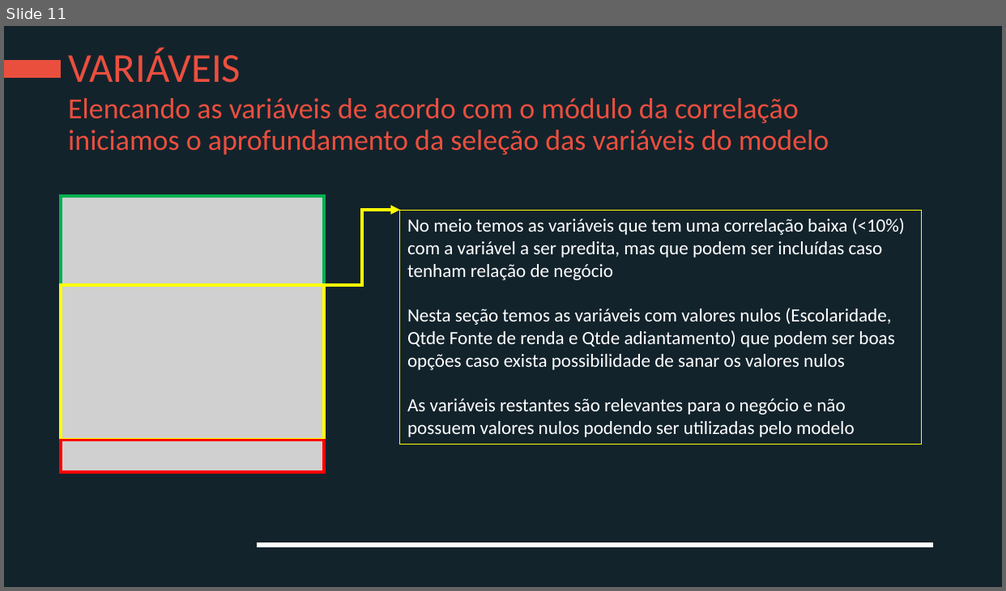
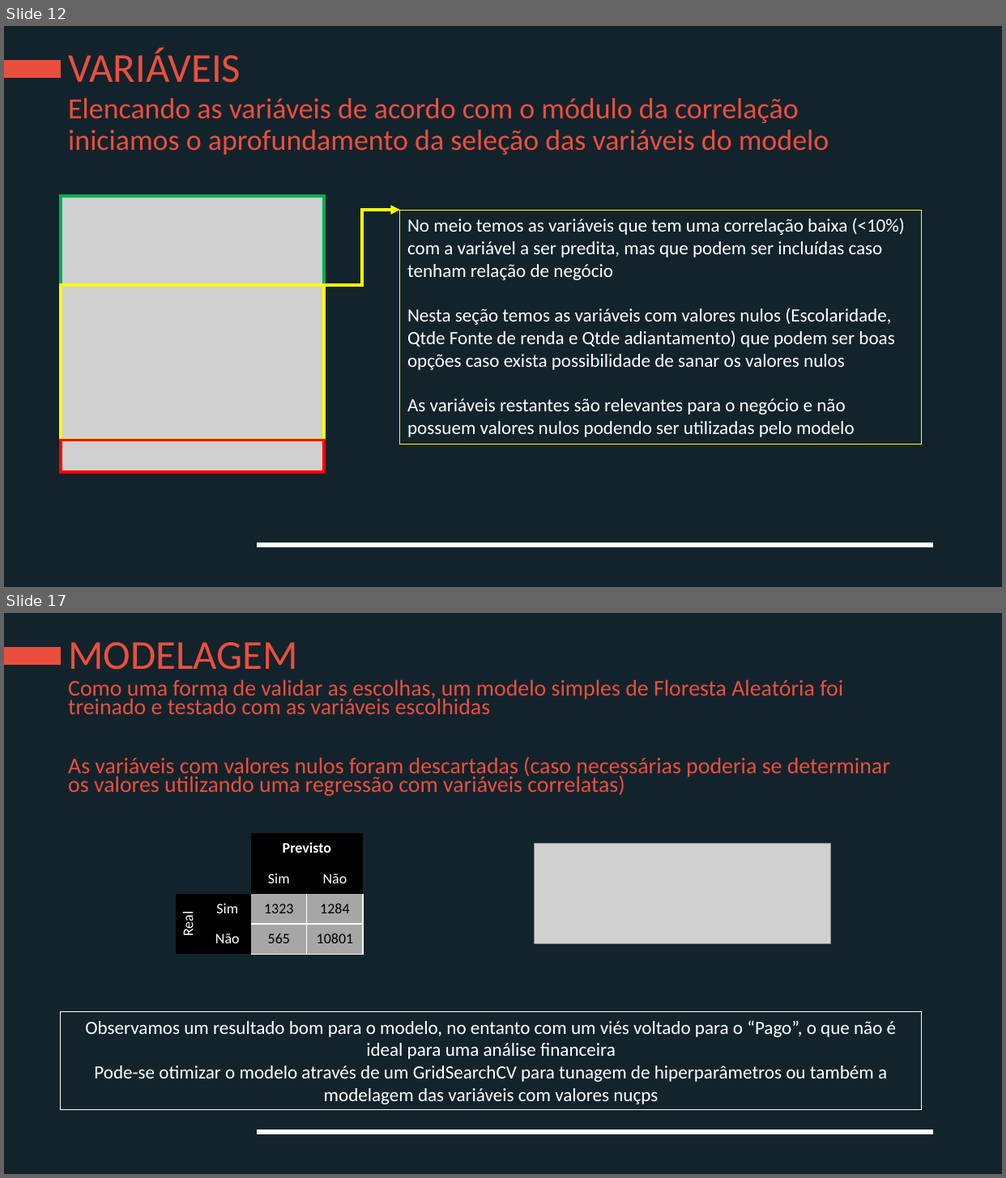
Before and after one commit to spadao/PS-Elo-Group, a slide deck: Apresentação-JoãoVictorSpadão.pptx. Shown one above the other, each under a label of ours: slide 11 before the commit, slides 12 and 17 after it; the slides between them are not shown. The pictures are 1006x591 and 1006x1178 pixels, drawn with LibreOffice and Linux fonts; fonts in the diff are those of the drawing; grey boxes stand for pictures; background and template pictures are left out. Boxes give left, top, right and bottom in pixels: in the first picture for what was removed or moved away, otherwise in the second. Text is boxed around its words. In the diff, an @@ line names an element or a change of style, - is before the commit and + after.

```diff
--- a/Apresentação-JoãoVictorSpadão.pptx
+++ b/Apresentação-JoãoVictorSpadão.pptx
@@ slide 17 added at bbox=[4, 613, 1002, 1174], background #13232C; not listed: 2 template elements that a slide beside it also shows @@
@@ title added at bbox=[68, 642, 298, 670], 39.6 pt, text #EA4F3E @@
+MODELAGEM
@@ text added at bbox=[68, 679, 890, 796], 21.7 pt, text #EA4F3E @@
+Como uma forma de validar as escolhas, um modelo simples de Floresta Aleatória foi treinado e testado com as variáveis escolhidas
+As variáveis com valores nulos foram descartadas (caso necessárias poderia se determinar os valores utilizando uma regressão com variáveis correlatas)
@@ table added at bbox=[176, 833, 364, 954], 4 rows, 4 columns @@
+ |  | Previsto | 
+ |  | Sim | Não
+Real | Sim | 1323 | 1284
+ | Não | 565 | 10801
@@ picture added at bbox=[535, 844, 831, 944] @@
@@ rectangle added at bbox=[61, 1012, 922, 1110], outline #FFFFFF 0.75 pt, 18 pt, text #FFFFFF @@
+Observamos um resultado bom para o modelo, no entanto com um viés voltado para o “Pago”, o que não é ideal para uma análise financeira
+Pode-se otimizar o modelo através de um GridSearchCV para tunagem de hiperparâmetros ou também a modelagem das variáveis com valores nuçps
@@ what was slide 11 is now slide 12 @@
```
Also in this commit, not shown: 1 slide changed, 5 other slides added, 1 slide removed, 4 other files.
